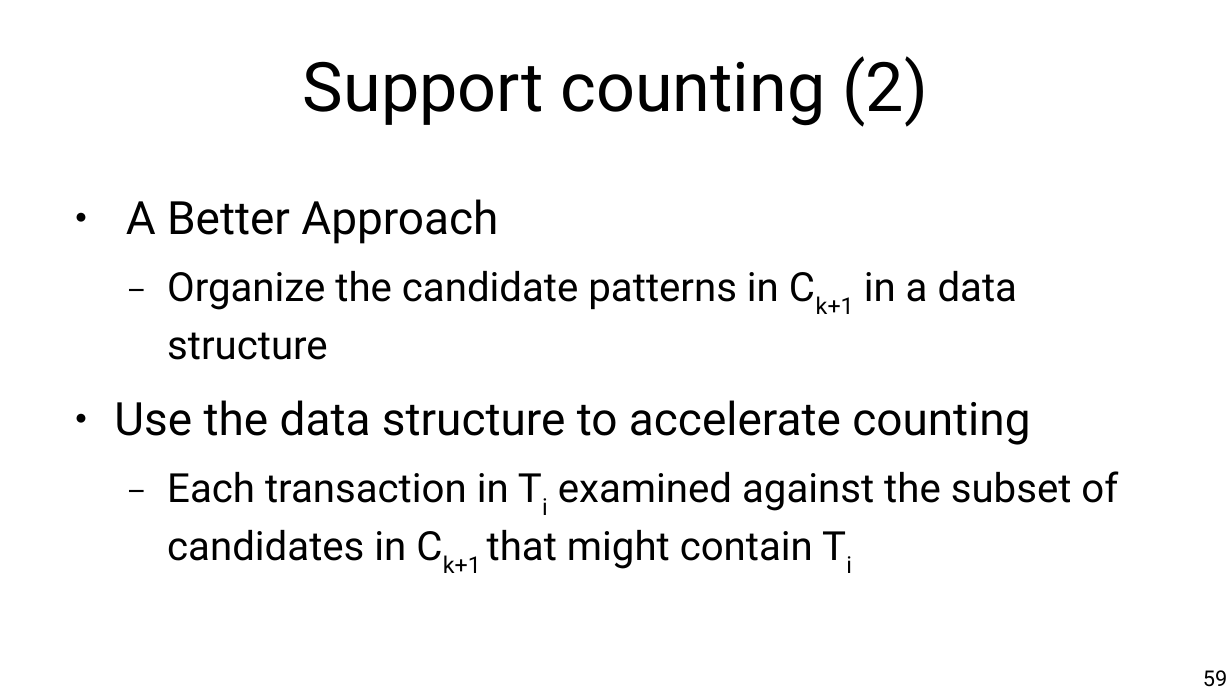
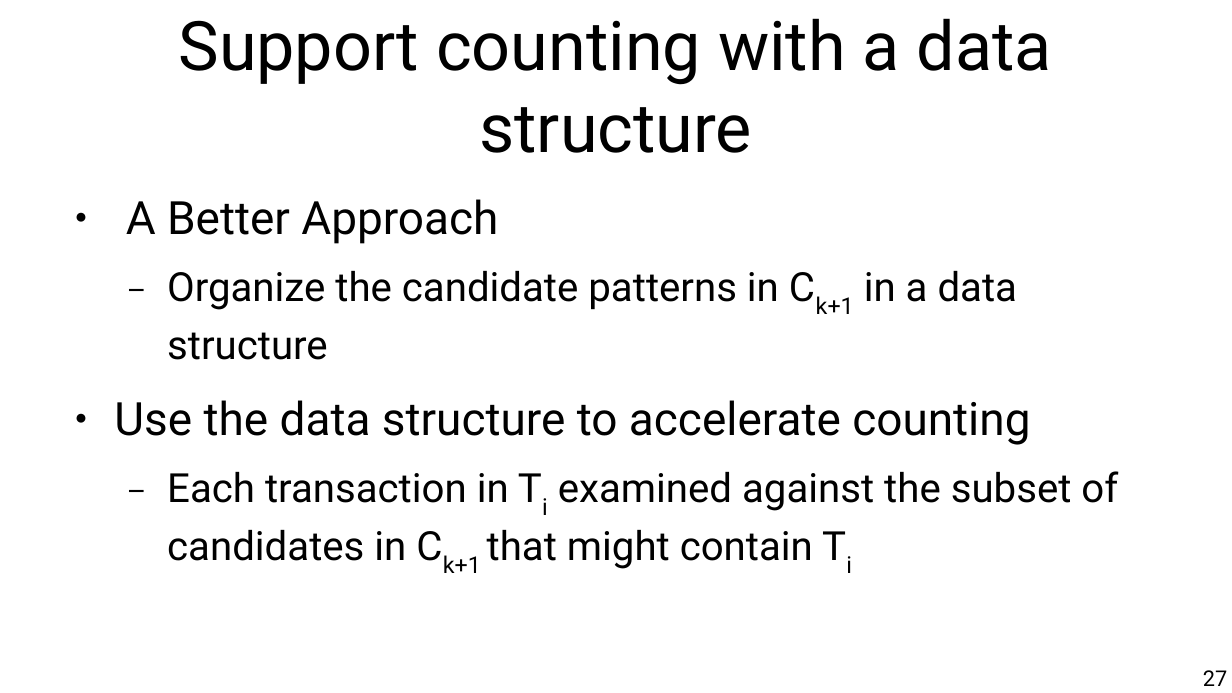
Before and after one commit to chatox/data-mining-course, a slide deck: slide 27 of theory/tt06_association_rule_mining.odp (slide 59 before the commit). Drawn at 1232x693 pixels with LibreOffice and Linux fonts; fonts in the diff are those of the drawing. Boxes give left, top, right and bottom in pixels: in the first picture for what was removed or moved away, otherwise in the second. Text is boxed around its words. In the diff, an @@ line names an element or a change of style, - is before the commit and + after.

```diff
--- a/theory/tt06_association_rule_mining.odp
+++ b/theory/tt06_association_rule_mining.odp
@@ title at (179, 18, 1052, 153): text changed @@
-Support counting (2)
+Support counting with a data structure
@@ page number at (1203, 670, 1227, 686): text changed @@
-59
+27
```
Also in this commit, not shown: 5 other slides changed, 32 slides removed, 1 other file.
